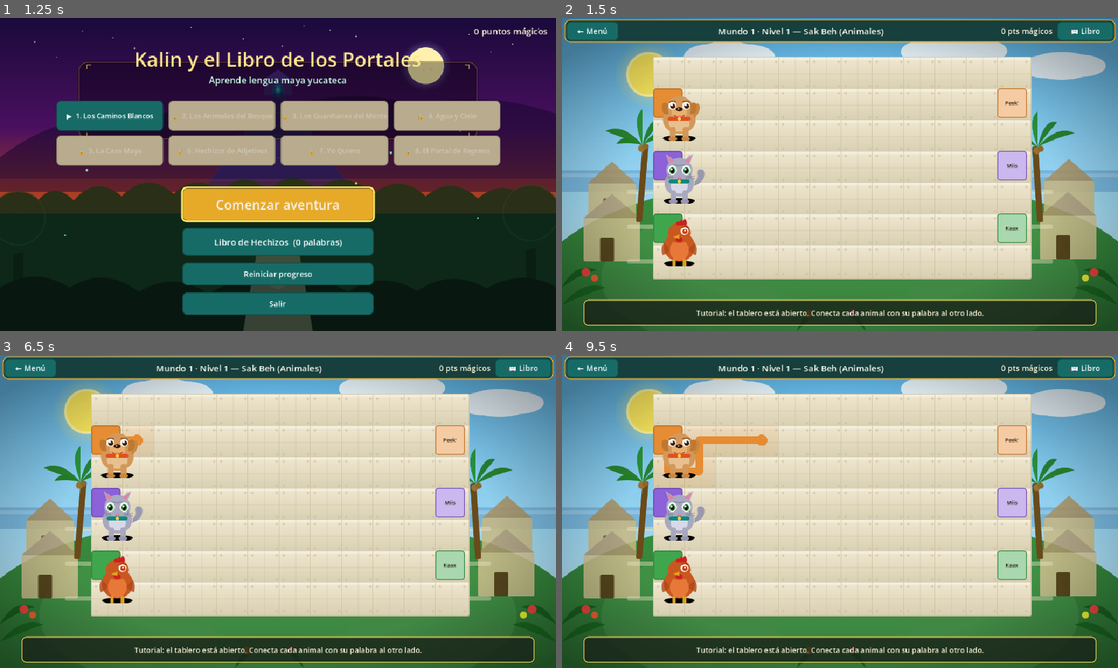
Above: before the commit, frames 1-4 (two rows, left to right).
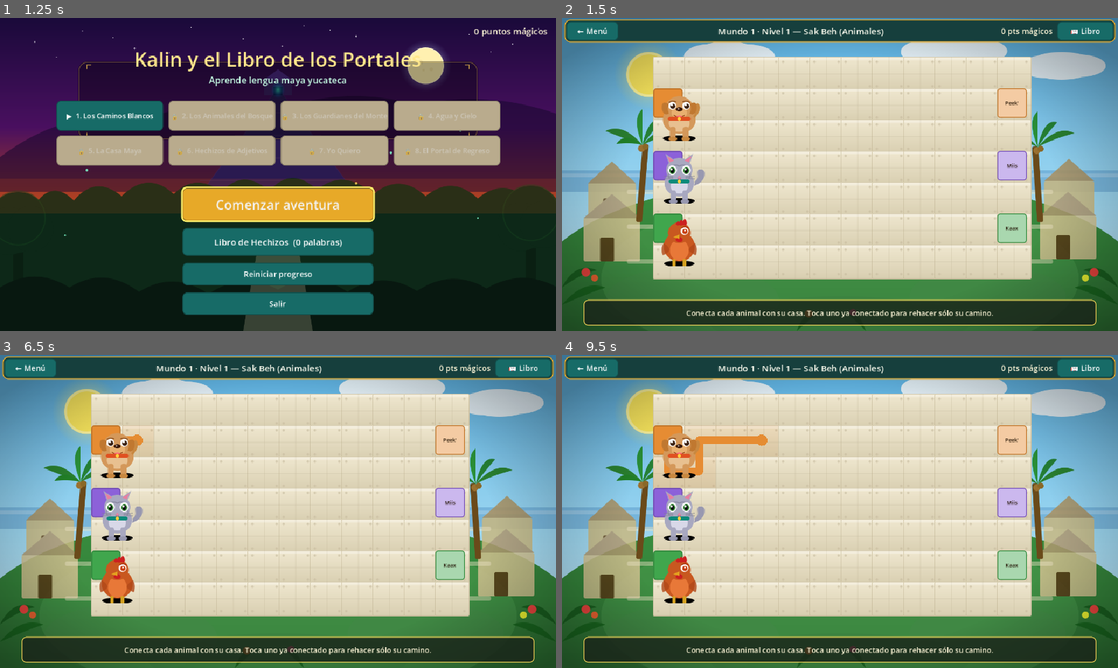
Above: after the commit, the same moments.

Repository: ElRaizer/Kalin-Libro-De-Portales
Game: Godot game, scene res://scenes/Intro.tscn
The game is run twice, just before and just after one commit, with the same random seed, the same clock (stepped at 60 frames per second) and the same inputs.
Inputs (mouse positions are in pixels of both pictures, inside the frame that each line leads up to):
- Up to frame 1 (1.25 s): click "Saltar intro" at 0.5 s
- Up to frame 2 (1.5 s): click "Comenzar aventura" at 1.25 s
- Up to frame 3 (6.5 s): click "← Menú" at 2 s; click "Comenzar aventura" at 2.75 s; click "📖 Libro" at 3.5 s; click "Cerrar" at 4.25 s; tap Enter (ui_accept) at 5, 5.27, 5.75 s; move the mouse to (400, 495) at 5.02 s; hold Right (ui_right) 5.03-5.75 s; tap Space at 5.1 s; click (400, 495) at 5.17 s; drag from (166, 527) to (250, 574) at 5.77 s
- Up to frame 4 (9.5 s): move the mouse to (895, 442) at 6.52 s; hold Right (ui_right) 6.53-7.25 s; tap Space at 6.6, 8.1 s; tap Enter (ui_accept) at 7.25, 8, 8.27, 8.75 s; drag from (812, 574) to (673, 464) at 7.27 s; move the mouse to (1006, 558) at 8.02 s; hold Left (ui_left) 8.03-8.75 s; drag from (673, 464) to (756, 433) at 8.77 s

Frame 1 is identical in both runs. In frame 2, 0.6% of the frame differs, in the area x 22-78%, y 93-96%; in frame 3, 0.6%; in frame 4, 0.6%.

Commit message:
Cambios visibilidad

Diff:
--- a/scenes/world1/Level1_CaminosBlancos.tscn
+++ b/scenes/world1/Level1_CaminosBlancos.tscn
@@ -48,7 +48,7 @@
 
 [node name="Level1" type="Node2D" unique_id=307257646]
 script = ExtResource("1")
-default_instruction = "Tutorial: el tablero está abierto. Conecta cada animal con su palabra al otro lado."
+default_instruction = "Conecta cada animal con su casa. Toca uno ya conectado para rehacer sólo su camino."
 selection_instruction = "Arrastra desde \"%s\" hasta su casa \"%s\"."
 
 [node name="Background" type="TextureRect" parent="." unique_id=1713056734]
--- a/scenes/world1/Level2_AnimalesBosque.tscn
+++ b/scenes/world1/Level2_AnimalesBosque.tscn
@@ -50,7 +50,7 @@
 script = ExtResource("1_x3wq0")
 level_number = 2
 next_scene_key = "world1_level3"
-default_instruction = "Planea los tres caminos: las rutas no pueden cruzarse ni compartir casillas."
+default_instruction = "Planea rutas sin cruces. Toca un animal conectado para rehacer sólo su camino."
 selection_instruction = "Arrastra desde \"%s\" hasta su casa \"%s\"."
 
 [node name="Background" type="TextureRect" parent="." unique_id=1459376502]
--- a/scenes/world1/Level3_GuardianesMonte.tscn
+++ b/scenes/world1/Level3_GuardianesMonte.tscn
@@ -50,7 +50,7 @@
 script = ExtResource("1_rj3ji")
 level_number = 3
 next_scene_key = "world1_level4"
-default_instruction = "Memoriza los obstáculos antes de que desaparezcan y conecta los tres caminos."
+default_instruction = "Memoriza las rocas; cerca de la punta se verán tenues. Puedes rehacer cada camino."
 selection_instruction = "Arrastra desde \"%s\" hasta su casa \"%s\"."
 
 [node name="Background" type="TextureRect" parent="." unique_id=718946208]
--- a/scenes/world1/Level4_AguaYCielo.tscn
+++ b/scenes/world1/Level4_AguaYCielo.tscn
@@ -50,7 +50,7 @@
 script = ExtResource("1_pykdd")
 level_number = 4
 next_scene_key = "world2_level1"
-default_instruction = "Memoriza las tres casas antes de que sus pistas desaparezcan."
+default_instruction = "Memoriza las casas. Toca un animal conectado para rehacer sólo su camino."
 selection_instruction = "Arrastra desde \"%s\" hasta su casa \"%s\"."
 
 [node name="Background" type="TextureRect" parent="." unique_id=1104198232]
--- a/scripts/components/GridBoard.gd
+++ b/scripts/components/GridBoard.gd
@@ -10,6 +10,7 @@
 
 signal word_selected(word: GridWordData)
 signal word_connected(word: GridWordData, word_index: int)
+signal path_reset(word: GridWordData, word_index: int)
 signal drawing_stopped
 
 enum Cell { EMPTY, OBSTACLE, WORD, DESTINATION, PATH }
@@ -107,6 +108,14 @@
 var keyboard_cursor: Panel
 var keyboard_cell: Vector2i = Vector2i(-1, -1)
 var keyboard_visual_visible: bool = true
+var obstacle_clues_visible: bool = true
+var reveal_obstacles_near_tip: bool = false
+var nearby_obstacle_opacity: float = 0.5
+var revealed_obstacles: Array[Vector2i] = []
+var obstacle_reveal_tweens: Dictionary = {}
+
+const NEARBY_OBSTACLE_FADE_SECONDS := 0.22
+const ALL_OBSTACLES_FADE_SECONDS := 0.45
 
 func _ready() -> void:
 	add_to_group(&"keyboard_focus_visual")
@@ -292,10 +301,97 @@
 ## bloqueadas, por lo que puede usarse como un reto de memoria sin cambiar la
 ## solución del tablero mientras el jugador está trazando un camino.
 func set_obstacle_clues_visible(visible: bool) -> void:
+	obstacle_clues_visible = visible
 	for obstacle: Vector2i in obstacles:
+		_kill_obstacle_reveal_tween(obstacle)
 		var tile := tile_rects.get(obstacle) as TextureRect
 		if tile:
 			tile.texture = obstacle_tile if visible else empty_tile
+			tile.modulate = Color.WHITE
+	revealed_obstacles.clear()
+	_update_nearby_obstacle_clues()
+
+## Oculta todas las pistas de obstáculos con una transición conjunta. El
+## estado bloqueado de las celdas no cambia durante ni después del efecto.
+func fade_out_obstacle_clues(duration: float = ALL_OBSTACLES_FADE_SECONDS) -> void:
+	obstacle_clues_visible = true
+	var tween := create_tween().set_parallel(true)
+	for obstacle: Vector2i in obstacles:
+		_kill_obstacle_reveal_tween(obstacle)
+		var tile := tile_rects.get(obstacle) as TextureRect
+		if tile:
+			tile.texture = obstacle_tile
+			tween.tween_property(tile, "modulate:a", 0.0, maxf(duration, 0.01)).set_trans(Tween.TRANS_QUAD).set_ease(Tween.EASE_IN)
+	await tween.finished
+	if not is_inside_tree():
+		return
+	set_obstacle_clues_visible(false)
+
+## Cuando las pistas generales están ocultas, revela con transparencia sólo
+## los obstáculos ortogonalmente adyacentes a la punta del camino activo.
+func set_nearby_obstacle_reveal(enabled: bool, opacity: float = 0.5) -> void:
+	reveal_obstacles_near_tip = enabled
+	nearby_obstacle_opacity = clampf(opacity, 0.1, 0.9)
+	_update_nearby_obstacle_clues()
+
+func _update_nearby_obstacle_clues() -> void:
+	var desired_obstacles: Array[Vector2i] = []
+	if not obstacle_clues_visible and reveal_obstacles_near_tip and drawing and active_index >= 0:
+		var tip_cell: Vector2i = words[active_index].start_cell
+		if not paths[active_index].is_empty():
+			tip_cell = paths[active_index].back()
+		for direction: Vector2i in [Vector2i.UP, Vector2i.DOWN, Vector2i.LEFT, Vector2i.RIGHT]:
+			var adjacent_cell := tip_cell + direction
+			if adjacent_cell in obstacles:
+				desired_obstacles.append(adjacent_cell)
+
+	var previous_obstacles := revealed_obstacles.duplicate()
+	revealed_obstacles = desired_obstacles
+	for obstacle: Vector2i in previous_obstacles:
+		if obstacle not in desired_obstacles:
+			_fade_out_nearby_obstacle(obstacle)
+	for obstacle: Vector2i in desired_obstacles:
+		if obstacle not in previous_obstacles:
+			_fade_in_nearby_obstacle(obstacle)
+
+func _fade_in_nearby_obstacle(cell: Vector2i) -> void:
+	var tile := tile_rects.get(cell) as TextureRect
+	if not tile:
+		return
+	_kill_obstacle_reveal_tween(cell)
+	if tile.texture != obstacle_tile:
+		tile.texture = obstacle_tile
+		tile.modulate = Color(1.0, 1.0, 1.0, 0.0)
+	var tween := create_tween()
+	tween.set_trans(Tween.TRANS_QUAD).set_ease(Tween.EASE_OUT)
+	tween.tween_property(tile, "modulate:a", nearby_obstacle_opacity, NEARBY_OBSTACLE_FADE_SECONDS)
+	obstacle_reveal_tweens[cell] = tween
+
+func _fade_out_nearby_obstacle(cell: Vector2i) -> void:
+	var tile := tile_rects.get(cell) as TextureRect
+	if not tile:
+		return
+	_kill_obstacle_reveal_tween(cell)
+	var tween := create_tween()
+	tween.set_trans(Tween.TRANS_QUAD).set_ease(Tween.EASE_IN)
+	tween.tween_property(tile, "modulate:a", 0.0, NEARBY_OBSTACLE_FADE_SECONDS)
+	tween.tween_callback(_finish_hiding_nearby_obstacle.bind(cell))
+	obstacle_reveal_tweens[cell] = tween
+
+func _finish_hiding_nearby_obstacle(cell: Vector2i) -> void:
+	obstacle_reveal_tweens.erase(cell)
+	if cell in revealed_obstacles or obstacle_clues_visible:
+		return
+	var tile := tile_rects.get(cell) as TextureRect
+	if tile:
+		tile.texture = empty_tile
+		tile.modulate = Color.WHITE
+
+func _kill_obstacle_reveal_tween(cell: Vector2i) -> void:
+	var tween := obstacle_reveal_tweens.get(cell) as Tween
+	if tween and tween.is_valid():
+		tween.kill()
+	obstacle_reveal_tweens.erase(cell)
 
 ## Sustituye las palabras y colores de los destinos por una pista neutra. Las
 ## posiciones no cambian: el jugador debe recordar qué animal iba en cada una.
@@ -480,13 +576,14 @@
 		Cell.WORD:
 			var index: int = tile_owner[cell]
 			if index in connected:
-				return
+				_reset_connected_path(index)
 			_clear_path(index)
 			active_index = index
 			drawing = true
 			last_cell = cell
 			_show_ring(index)
 			word_selected.emit(words[index])
+			_update_nearby_obstacle_clues()
 		Cell.EMPTY:
 			if drawing:
 				_extend_path(cell)
@@ -554,6 +651,7 @@
 	last_cell = cell
 	_show_ring(index)
 	word_selected.emit(words[index])
+	_update_nearby_obstacle_clues()
 
 func _try_retract_path(cell: Vector2i) -> bool:
 	if active_index < 0 or paths.get(active_index, []).is_empty():
@@ -573,6 +671,7 @@
 	tile_owner.erase(removed_cell)
 	_reset_tile(removed_cell)
 	_refresh_path_line(active_index)
+	_update_nearby_obstacle_clues()
 	return true
 
 func _extend_path(cell: Vector2i) -> void:
@@ -593,6 +692,7 @@
 	tile_owner[cell] = active_index
 	_set_path_tile_tint(cell, words[active_index].color)
 	_refresh_path_line(active_index)
+	_update_nearby_obstacle_clues()
 
 func _clear_path(index: int) -> void:
 	for cell: Vector2i in paths.get(index, []):
@@ -601,6 +701,15 @@
 		_reset_tile(cell)
 	paths[index] = []
 	_remove_path_line(index)
+	_update_nearby_obstacle_clues()
+
+func _reset_connected_path(index: int) -> void:
+	if index not in connected:
+		return
+	connected.erase(index)
+	_reset_tile(words[index].destination_cell)
+	_clear_path(index)
+	path_reset.emit(words[index], index)
 
 func _finalize_connection(index: int) -> void:
 	if index in connected:
@@ -613,6 +722,7 @@
 	drawing = false
 	active_index = -1
 	selection_ring.visible = false
+	_update_nearby_obstacle_clues()
 	input_enabled = false
 	word_connected.emit(words[index], index)
 
@@ -622,6 +732,7 @@
 	drawing = false
 	active_index = -1
 	selection_ring.visible = false
+	_update_nearby_obstacle_clues()
 	if ring_tween and ring_tween.is_valid():
 		ring_tween.kill()
 	drawing_stopped.emit()
--- a/scripts/world1/W1_Level3.gd
+++ b/scripts/world1/W1_Level3.gd
@@ -2,15 +2,23 @@
 ## oculta sus pistas visuales, aunque las celdas siguen bloqueadas.
 extends "res://scripts/world1/GridPathLevel.gd"
 
-const MEMORY_PREVIEW_SECONDS := 4.0
+const MEMORY_PREVIEW_SECONDS := 4
 
 func _ready() -> void:
 	super._ready()
 	grid_board.set_interaction_enabled(false)
-	_set_instr("Memoriza las rocas del monte: desaparecerán en 4 segundos.")
-	await get_tree().create_timer(MEMORY_PREVIEW_SECONDS).timeout
+	for seconds_left: int in range(MEMORY_PREVIEW_SECONDS, 0, -1):
+		var unit := "segundo" if seconds_left == 1 else "segundos"
+		_set_instr("Memoriza las rocas del monte: desaparecerán en %d %s." % [seconds_left, unit])
+		await get_tree().create_timer(1.0).timeout
+		if not is_inside_tree():
+			return
 	if not is_inside_tree():
 		return
-	grid_board.set_obstacle_clues_visible(false)
+	_set_instr("Las rocas se están ocultando...")
+	await grid_board.fade_out_obstacle_clues()
+	if not is_inside_tree():
+		return
+	grid_board.set_nearby_obstacle_reveal(true, 0.5)
 	grid_board.set_interaction_enabled(true)
-	_set_instr("Las rocas siguen bloqueando el paso. ¡Recuerda dónde estaban!")
+	_set_instr("Las rocas cercanas a la punta se verán tenuemente. Toca un animal conectado para rehacer su ruta.")
--- a/tests/validate_project.gd
+++ b/tests/validate_project.gd
@@ -15,6 +15,7 @@
 	_validate_world4()
 	_validate_world5()
 	_validate_book_catalog()
+	await _validate_grid_path_recovery()
 	await _validate_world1_instruction_layout()
 	await _validate_world3_runtime()
 	if failures.is_empty():
@@ -181,6 +182,56 @@
 		level.queue_free()
 		await process_frame
 
+func _validate_grid_path_recovery() -> void:
+	var board_scene := load("res://scenes/components/GridBoard.tscn") as PackedScene
+	if board_scene == null:
+		failures.append("No se pudo preparar la prueba del tablero de caminos")
+		return
+
+	var board := board_scene.instantiate() as GridBoard
+	var word := GridWordData.new()
+	word.maya_word = "Prueba"
+	word.spanish_word = "Prueba"
+	word.start_cell = Vector2i(0, 0)
+	word.destination_cell = Vector2i(2, 1)
+	board.columns = 3
+	board.rows = 2
+	board.obstacles = [Vector2i(1, 0), Vector2i(1, 1)]
+	board.words = [word]
+	root.add_child(board)
+	await process_frame
+
+	await board.fade_out_obstacle_clues(0.05)
+	var initially_hidden_tile := board.tile_rects[Vector2i(1, 0)] as TextureRect
+	if initially_hidden_tile.texture != board.empty_tile or not is_equal_approx(initially_hidden_tile.modulate.a, 1.0):
+		failures.append("Las rocas no terminan ocultas después del desvanecido general")
+	board.set_nearby_obstacle_reveal(true, 0.5)
+	board._handle_press(word.start_cell)
+	var obstacle_tile := board.tile_rects[Vector2i(1, 0)] as TextureRect
+	await create_timer(GridBoard.NEARBY_OBSTACLE_FADE_SECONDS + 0.05).timeout
+	if obstacle_tile.texture != board.obstacle_tile or not is_equal_approx(obstacle_tile.modulate.a, 0.5):
+		failures.append("La roca adyacente a la punta no se revela parcialmente")
+	board._extend_path(Vector2i(0, 1))
+	await create_timer(GridBoard.NEARBY_OBSTACLE_FADE_SECONDS + 0.05).timeout
+	if obstacle_tile.texture != board.empty_tile or not is_equal_approx(obstacle_tile.modulate.a, 1.0):
+		failures.append("La roca deja una pista visible cuando la punta se aleja")
+	var resumed_obstacle_tile := board.tile_rects[Vector2i(1, 1)] as TextureRect
+	board._stop_drawing()
+	await create_timer(GridBoard.NEARBY_OBSTACLE_FADE_SECONDS + 0.05).timeout
+	board._handle_press(Vector2i(0, 1))
+	await create_timer(GridBoard.NEARBY_OBSTACLE_FADE_SECONDS + 0.05).timeout
+	if resumed_obstacle_tile.texture != board.obstacle_tile or not is_equal_approx(resumed_obstacle_tile.modulate.a, 0.5):
+		failures.append("La roca adyacente no reaparece al retomar la punta de un camino")
+
+	board._finalize_connection(0)
+	board.set_interaction_enabled(true)
+	board._handle_press(word.start_cell)
+	if 0 in board.connected or not board.paths[0].is_empty() or not board.drawing:
+		failures.append("Elegir un animal conectado no reinicia únicamente su camino")
+
+	board.queue_free()
+	await process_frame
+
 func _validate_world3() -> void:
 	var world3_script: Script = load("res://scripts/world3/W3_Level1.gd") as Script
 	if world3_script == null:
